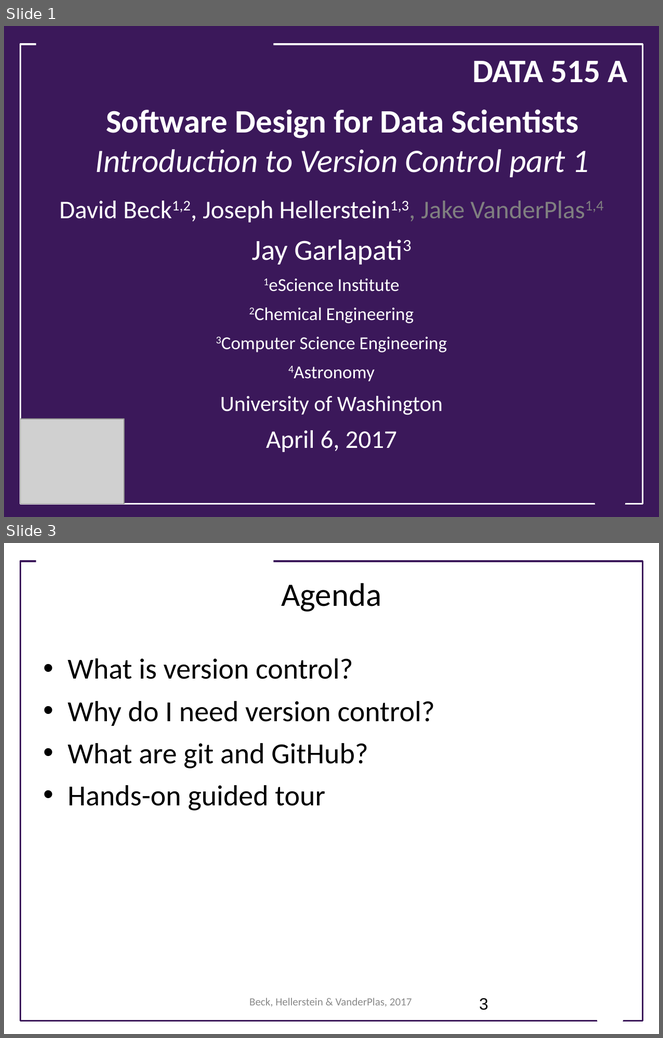
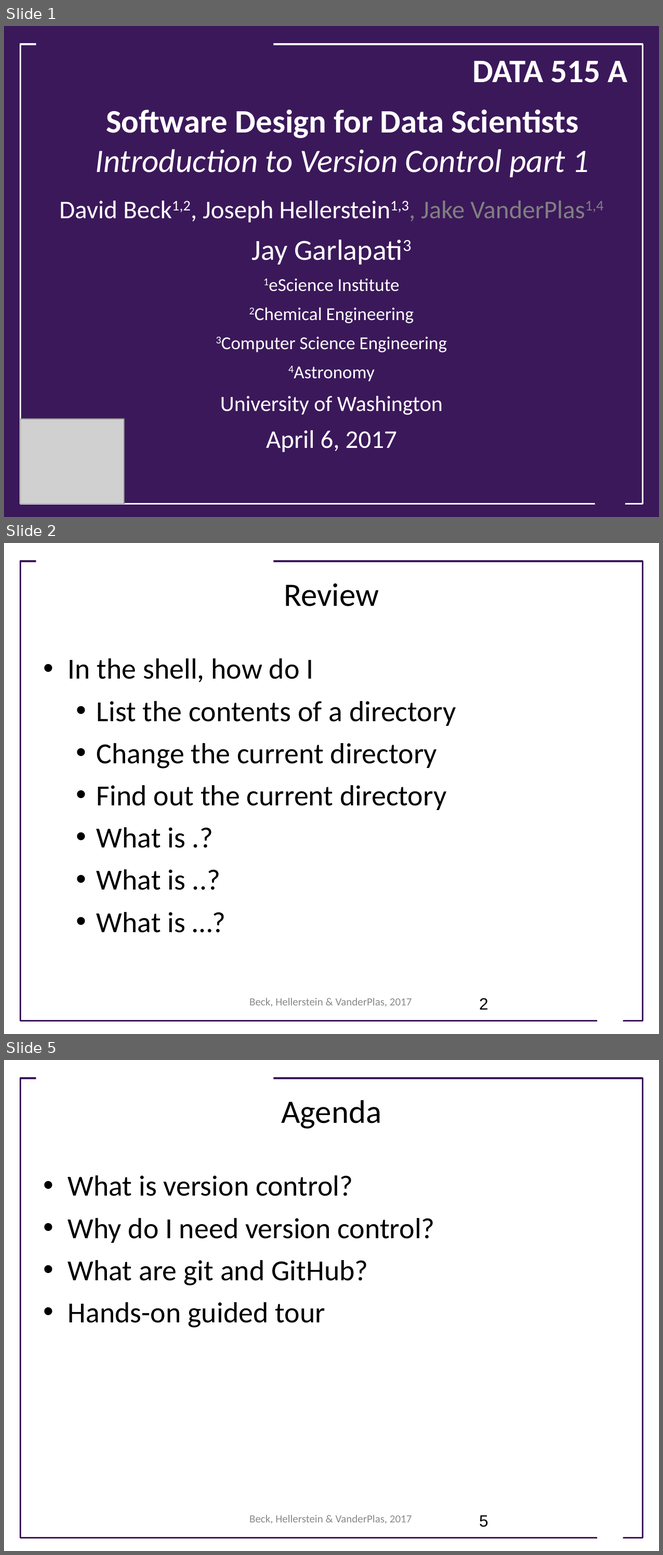
Before and after one commit to UWSEDS/LectureNotes, a slide deck: 03-Introduction-to-Version-Control,-part-1.pptx. Shown one above the other, each under a label of ours: slides 1 and 3 before the commit, slides 1, 2 and 5 after it; the slides between them are not shown. The pictures are 663x1038 and 663x1555 pixels, drawn with LibreOffice and Linux fonts; fonts in the diff are those of the drawing; grey boxes stand for pictures; background and template pictures are left out. Boxes give left, top, right and bottom in pixels: in the first picture for what was removed or moved away, otherwise in the second. Text is boxed around its words. In the diff, an @@ line names an element or a change of style, - is before the commit and + after.

```diff
--- a/03-Introduction-to-Version-Control,-part-1.pptx
+++ b/03-Introduction-to-Version-Control,-part-1.pptx
@@ slide 2 added at (4,543,659,1034), background #FFFFFF; not listed: 3 template elements that a slide beside it also shows @@
@@ text added at (284,583,379,606), 36 pt, text #000000 @@
+Review
@@ text added at (67,658,456,933), 32 pt, text #000000 @@
+• In the shell, how do I
+  • List the contents of a directory
+  • Change the current directory
+  • Find out the current directory
+  • What is .?
+  • What is ..?
+  • What is …?
@@ text added at (249,998,412,1007), 12 pt, text #898989 @@
+Beck, Hellerstein & VanderPlas, 2017
@@ page number added at (479,999,489,1010), 18 pt, text #000000 @@
+2
@@ what was slide 3 is now slide 5 @@
@@ page number at (479,1516,489,1527): text changed @@
-3
+5
```
Also in this commit, not shown: 1 slide changed, 1 other slide added.
